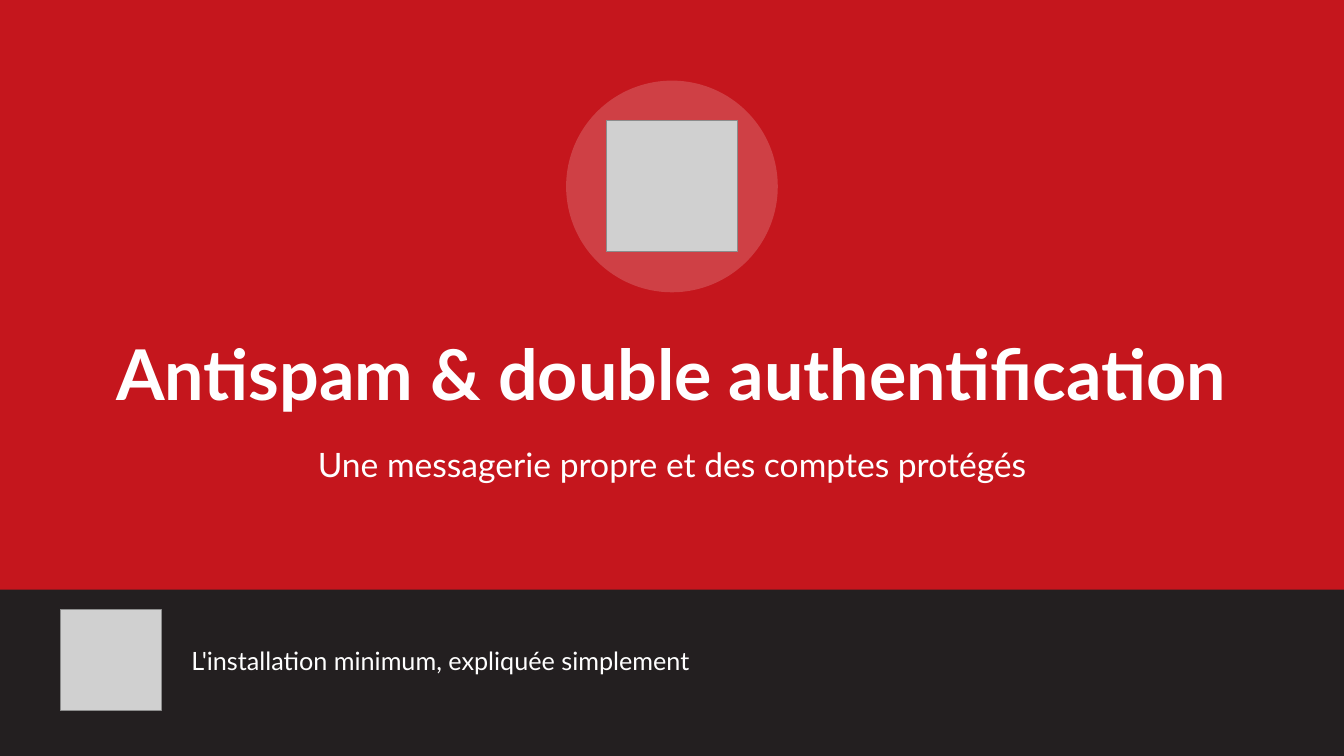
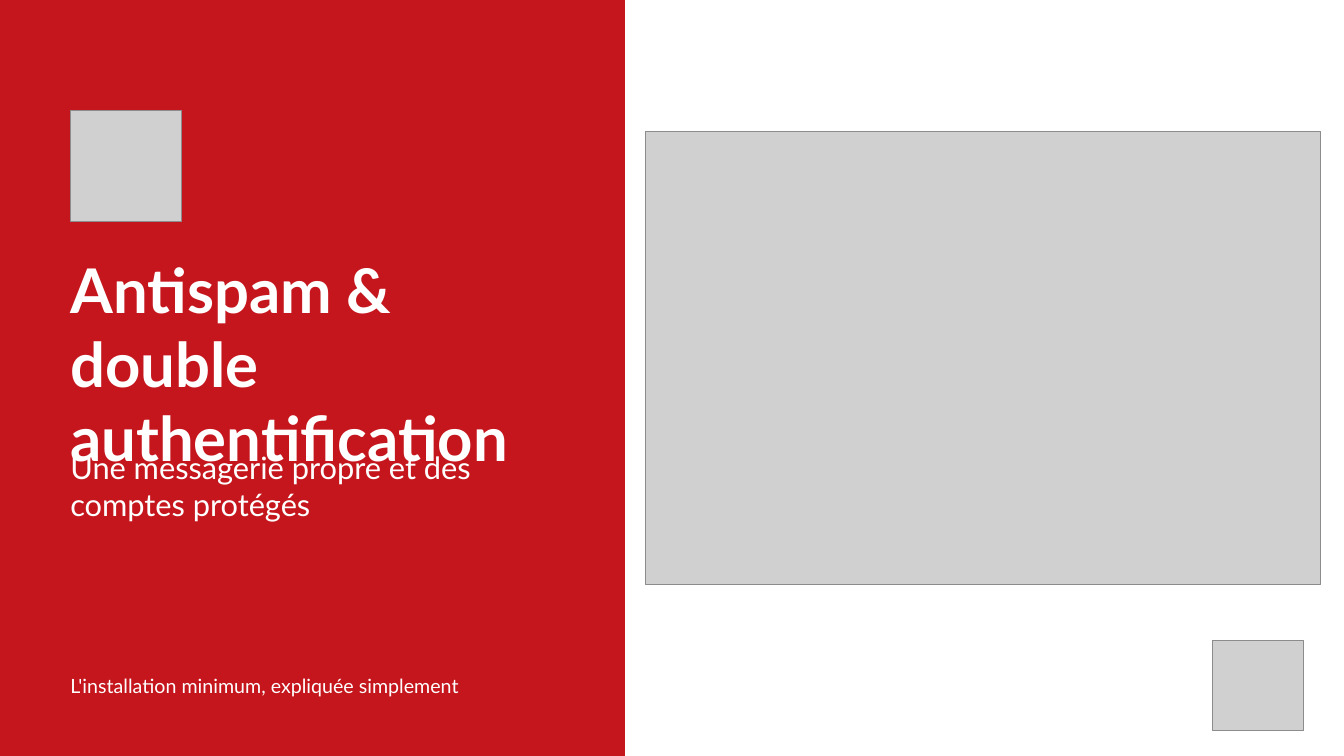
Before and after one commit to brunoflorin/absolute-devices, a slide deck: slide 1 of frontend/public/diaporamas/antispam.pptx. Drawn at 1344x756 pixels with LibreOffice and Linux fonts; fonts in the diff are those of the drawing; grey boxes stand for pictures. Boxes give left, top, right and bottom in pixels: in the first picture for what was removed or moved away, otherwise in the second. Text is boxed around its words. In the diff, an @@ line names an element or a change of style, - is before the commit and + after.

```diff
--- a/frontend/public/diaporamas/antispam.pptx
+++ b/frontend/public/diaporamas/antispam.pptx
@@ background #231F20 to #FFFFFF @@
@@ rectangle: place and size @@
-rectangle at <box>0,0,1344,590</box>
+rectangle at <box>0,0,625,756</box>
@@ ellipse removed at <box>567,81,778,292</box> @@
@@ picture: place and size @@
-picture at <box>607,121,738,252</box>
+picture at <box>71,111,181,222</box>
@@ picture added at <box>645,131,1321,585</box> @@
@@ text "Antispam & double authentification": place and size @@
-text "Antispam & double authentification" at <box>116,348,1226,412</box>
+text "Antispam & double authentification" at <box>70,267,508,472</box>
@@ text "Antispam & double authentification" at <box>70,267,508,472</box>: size 50 to 44 pt; alignment centre to left; vertical alignment middle to top @@
@@ text "Une messagerie propre et des ...": place and size @@
-text "Une messagerie propre et des ..." at <box>318,452,1026,483</box>
+text "Une messagerie propre et des ..." at <box>70,452,471,522</box>
@@ text "Une messagerie propre et des ..." at <box>70,452,471,522</box>: size 24 to 22 pt; alignment centre to left; vertical alignment middle to top @@
@@ picture: place and size @@
-picture at <box>60,610,161,711</box>
+picture at <box>1213,640,1304,731</box>
@@ text "L'installation minimum, expliquée simplement": place and size @@
-text "L'installation minimum, expliquée simplement" at <box>191,651,689,674</box>
+text "L'installation minimum, expliquée simplement" at <box>70,678,459,697</box>
@@ text "L'installation minimum, expliquée simplement" at <box>70,678,459,697</box>: size 18 to 14 pt @@
```
Also in this commit, not shown: 2 other slides changed, 37 other files.
